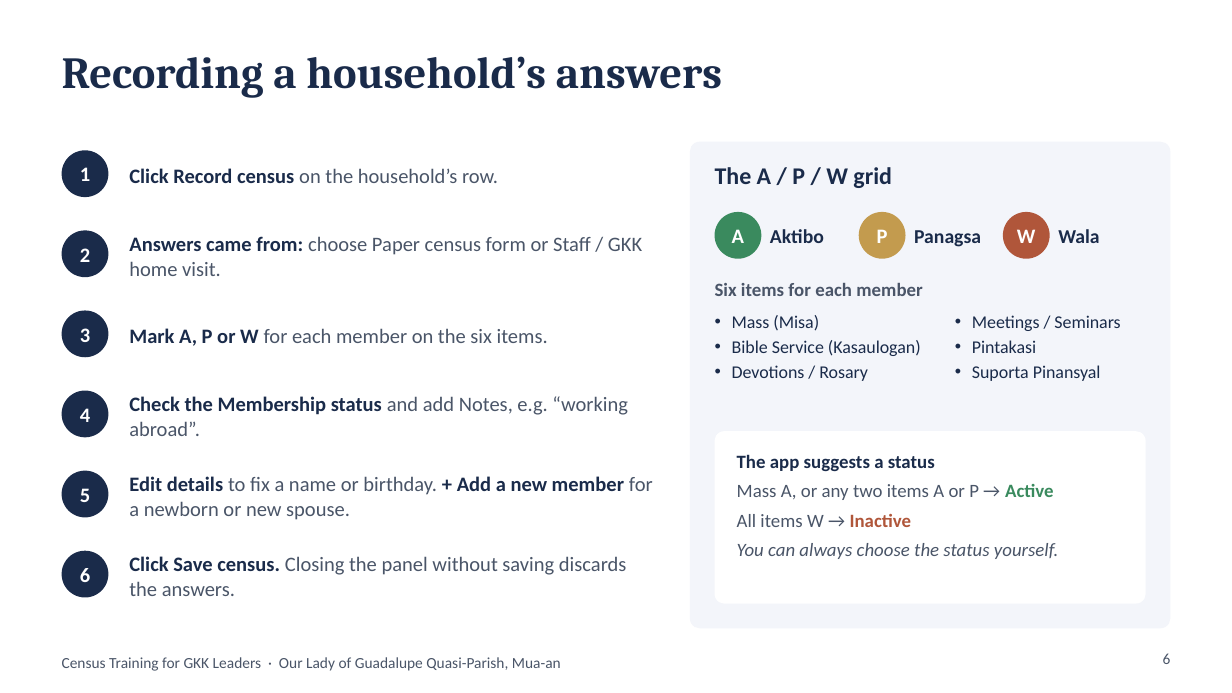
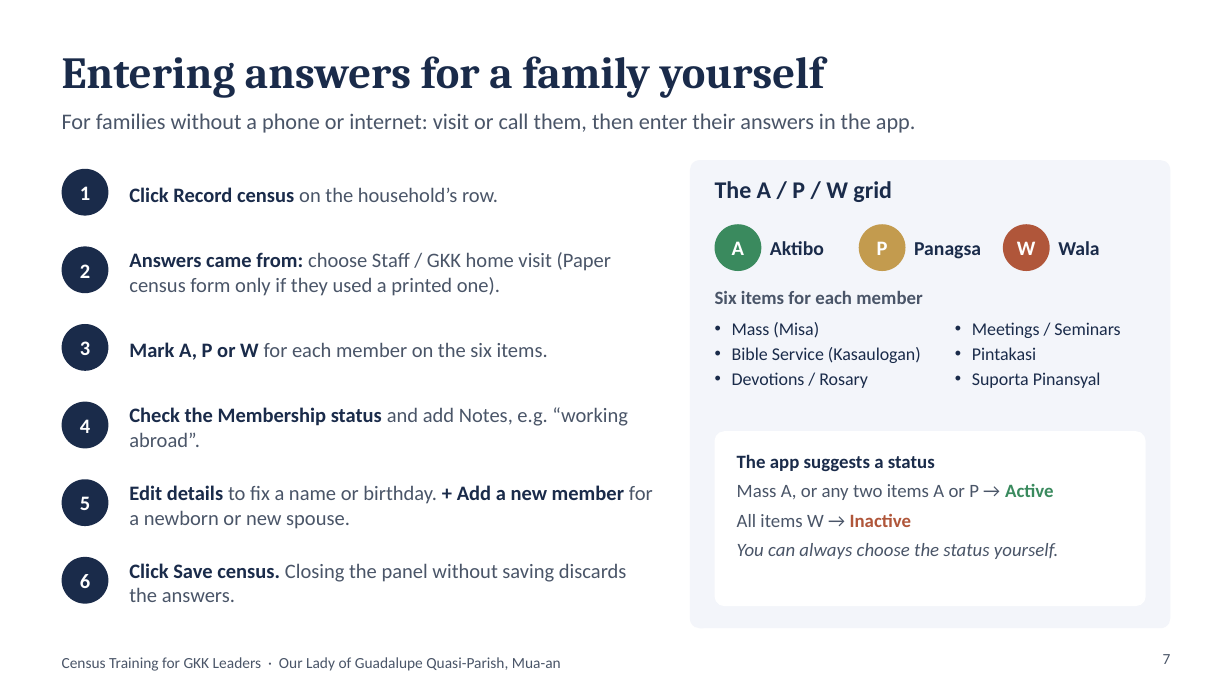
Before and after one commit to DaveenDev/parish-members-registry, a slide deck: slide 7 of docs/GKK-Leaders-Census-Training.pptx (slide 6 before the commit). Drawn at 1232x693 pixels with LibreOffice and Linux fonts; fonts in the diff are those of the drawing. Boxes give left, top, right and bottom in pixels: in the first picture for what was removed or moved away, otherwise in the second. Text is boxed around its words. In the diff, an @@ line names an element or a change of style, - is before the commit and + after.

```diff
--- a/docs/GKK-Leaders-Census-Training.pptx
+++ b/docs/GKK-Leaders-Census-Training.pptx
@@ title at (62,56,824,98): text changed @@
-Recording a household’s answers
+Entering answers for a family yourself
@@ text added at (62,113,916,133), 13 pt, text #4A5568 @@
+For families without a phone or internet: visit or call them, then enter their answers in the app.
@@ 2 texts, 1 ellipse: place and size @@
-2 texts, 1 ellipse at (62,150,498,197)
+2 texts, 1 ellipse at (62,169,498,216)
@@ rounded rectangle: place and size @@
-rounded rectangle at (690,142,1170,628)
+rounded rectangle at (690,160,1170,628)
@@ 13 texts, 5 ellipses: place and size @@
-13 texts, 5 ellipses at (62,212,1120,520)
+13 texts, 5 ellipses at (62,224,1120,529)
@@ 4 texts, 2 ellipses: place and size @@
-4 texts, 2 ellipses at (62,167,892,357)
+4 texts, 2 ellipses at (62,181,892,371)
@@ text at (129,252,611,296): text changed @@
-Answers came from: choose Paper census form or Staff / GKK home visit.
+Answers came from: choose Staff / GKK home visit (Paper census form only if they used a printed one).
@@ 2 texts, 1 ellipse: place and size @@
-2 texts, 1 ellipse at (62,551,627,598)
+2 texts, 1 ellipse at (62,557,627,604)
@@ page number at (1163,654,1171,664): text changed @@
-6
+7
```
Also in this commit, not shown: 11 other slides changed.
